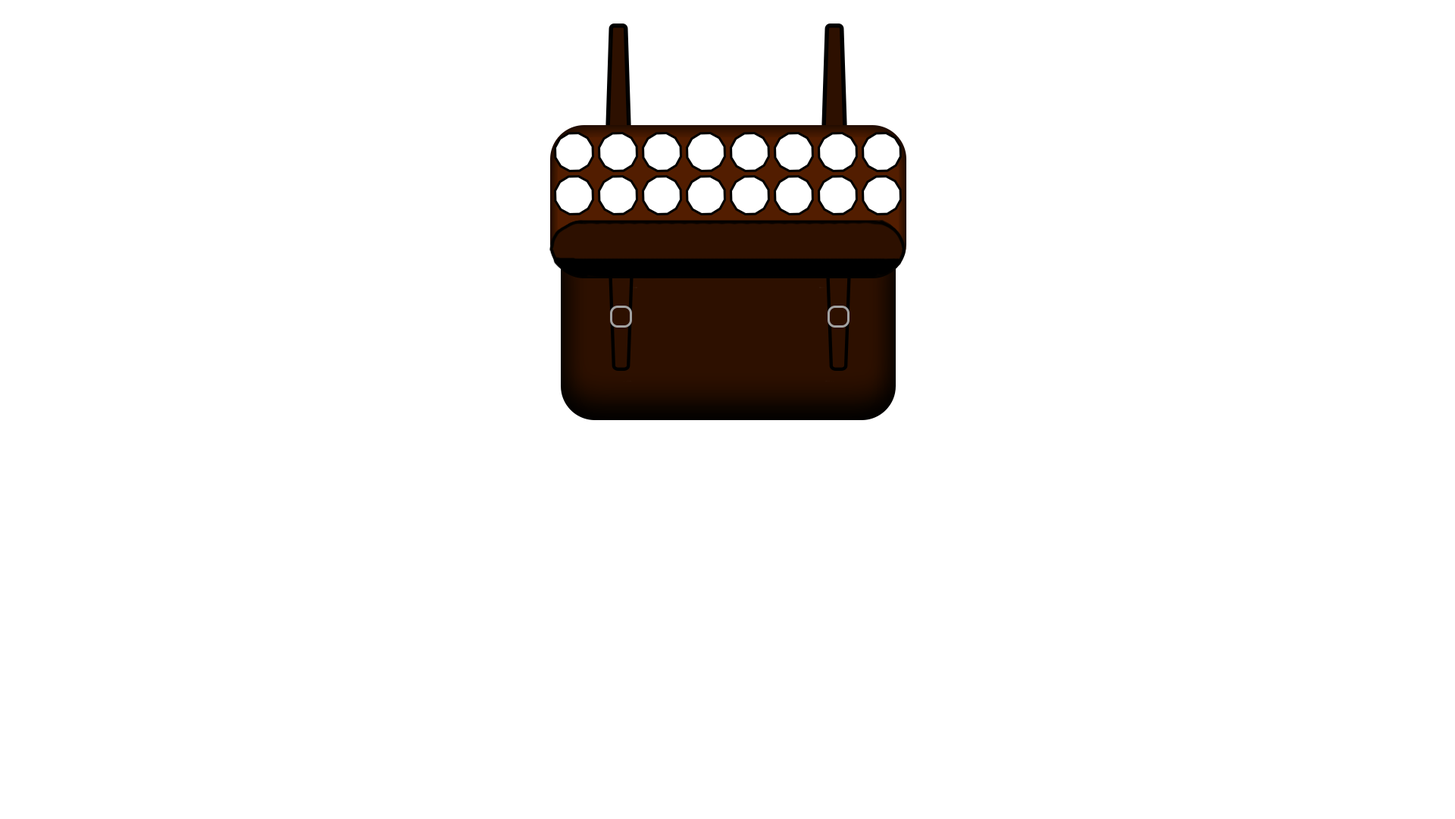
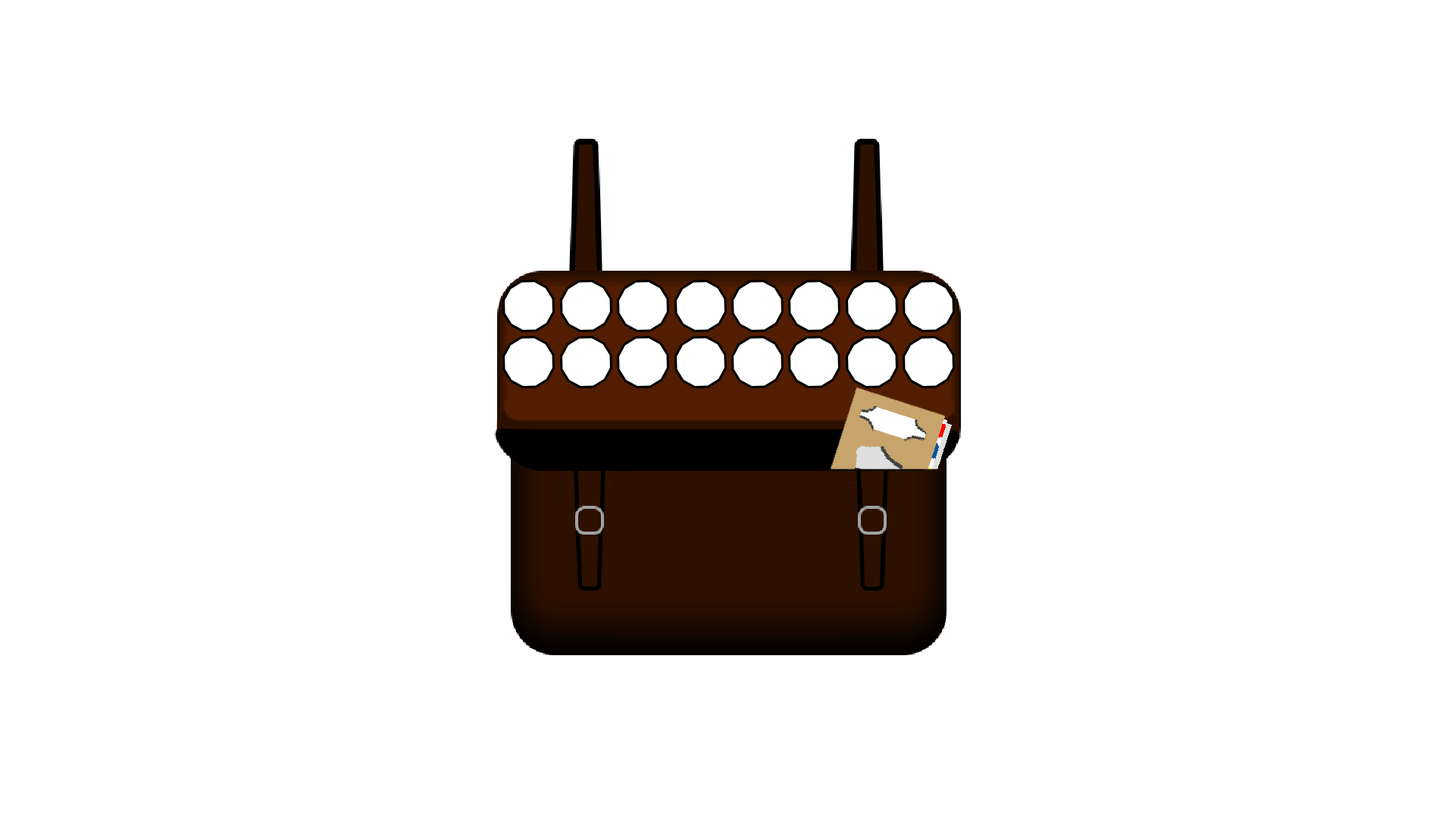
Layered file, before and after one edit (1455px x 819px). Changes by layer:
added layer "Layer 1" above "Polygon 1 copy 5" over [829,386,953,470]
painted on "Polygon 1 copy 5" (1st of 4) over [861,175,956,389]
painted on "Polygon 1 copy 5" (2nd of 4) over [861,131,956,332]
painted on "Polygon 1 copy 5" (3rd of 4) over [817,175,899,389]
painted on "Polygon 1 copy 5" (4th of 4) over [817,131,899,332]
painted on "Polygon 1 copy 4" (1st of 4) over [773,175,841,389]
painted on "Polygon 1 copy 4" (2nd of 4) over [773,131,841,332]
painted on "Polygon 1 copy 4" (3rd of 4) over [729,175,784,389]
painted on "Polygon 1 copy 4" (4th of 4) over [729,131,784,332]
painted on "Polygon 1 copy 3" (1st of 4) over [674,175,727,389]
painted on "Polygon 1 copy 3" (2nd of 4) over [674,131,727,332]
painted on "Polygon 1 copy 3" (3rd of 4) over [616,175,683,389]
painted on "Polygon 1 copy 3" (4th of 4) over [616,131,683,332]
painted on "Polygon 1 copy 2" (1st of 2) over [560,175,639,389]
painted on "Polygon 1 copy 2" (2nd of 2) over [560,131,639,332]
painted on "Polygon 1 copy" over [502,175,595,389]
painted on "Polygon 1" over [502,131,595,332]
painted on "satchel_open" over [493,23,962,655]
